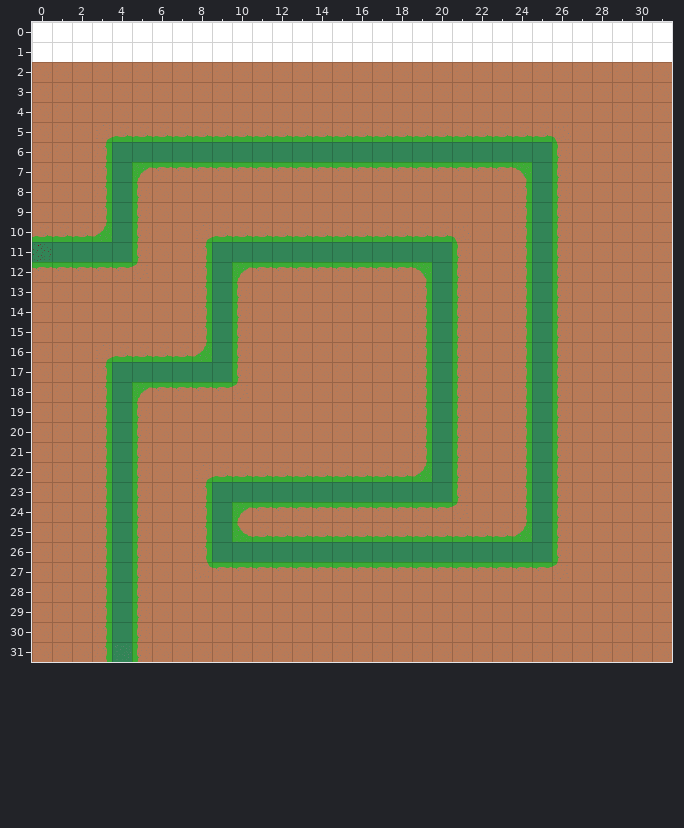
An edit to a level. Tiled map, tower-defense/tower-defense-android/assets/data/world/level7/level.tmx. Above, as it was before the edit.
Cells are 32x32 px. Shown: x 0..31, y 0..31.
New version:
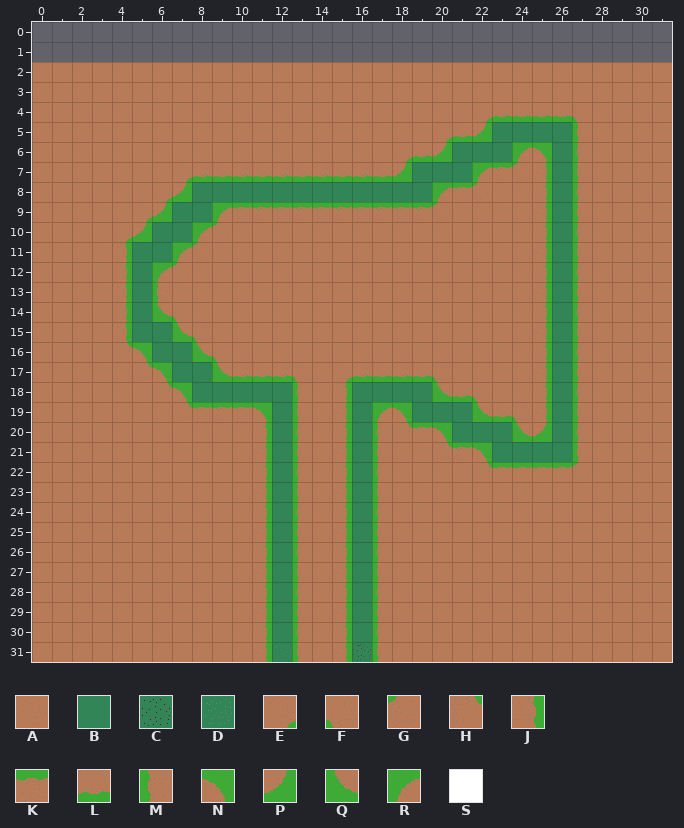
Key: from "tiles": A 0, B 4, C 5, D 6, E 7, F 8, G 9, H 10, J 12, K 13, L 14, M 15, N 16, P 17, Q 18, R 19, S 28.
_ is an empty cell, # one hidden under a higher layer.
Tiles replaced or removed in this view: A, B, C, D, E, F, G, H, J, K, L, M, N, P, Q, R, S.
Change:
Changed rows in their new state; . is an unchanged cell.
Layer "Ground":
first column x 0:
 0 ________________________________
 1 ________________________________
 4 ......................ELLLLF....
 5 ...AAAAAAAAAAAAAAAAAE.P####M....
 6 ...A..............ELP...RN#M....
 7 ...A.AAELLLLLLLLLLP###R.GJ#M....
 8 ...A.AEP............RKG.AJ#M....
 9 ...A.EP..RKKKKKKKKKKG...AJ#M....
10 AAAAEP..RGAAAAAAAAAAAA..AJ#M....
11 ....J#.RG............A..AJ#M....
12 AAAAJ#RGA.AAAAAAAAAA.A..AJ#M....
13 ....J.M.A.A........A.A..AJ#M....
14 ....J.QFA.A........A.A..AJ#M....
15 ....J..QF.A........A.A..AJ#M....
16 ...AHN##QFA........A.A..AJ#M....
17 ...A.HN..QLLLF.ELLLLFA..AJ#M....
18 ...A.AHN###..M.J...#QLF.AJ#M....
19 ...A.A.HKKKN.M.J.RN#.#QLFJ#M....
20 ...A.A.....J.M.J.MHKN#..QP#M....
21 ...A.A.....J.M.J.M.AHKN.#.#M....
22 ...A.A..AAAJ#MAJ#MAA.AHKKKKG....
23 ...A.A..A..J.M.J.M...A..A.A.....
24 ...A.A..A.AJ#MAJ#MAAAA..A.A.....
25 ...A.A..A.AJ#MAJ#MAAAAAAA.A.....
26 ...A.A..A..J.M.J.M........A.....
27 ...A.A..AAAJ#MAJ#MAAAAAAAAA.....
28 ...A.A.....J.M.J.M..............
29 ...A.A.....J.M.J.M..............
30 ...A.A.....J.M.J.M..............
31 ...A.A.....J.M.J.M..............
Layer "Path":
first column x 0:
 5 .......................BBBB
 6 ...._________________...__B
 7 ...._..............BBB..._B
 8 ...._...BBBBBBBBBBBB....._B
 9 ...._..BB................_B
10 ...._.BB................._B
11 _____BB..____________...._B
12 .....B..._.........._...._B
13 .....B..._.........._...._B
14 .....B..._.........._...._B
15 .....BB.._.........._...._B
16 ......BB._.........._...._B
17 ....___.._.........._...._B
18 ...._...BBBBB...BBBB_...._B
19 ...._.......B...B..B.B..._B
20 ...._.......B...B..._BBB._B
21 ...._.......B...B..._..BB.B
22 ...._.......B...B..._...._.
23 ...._....___.___.____...._.
24 ...._...._..B...B........_.
25 ...._...._..B...B........_.
26 ...._....___.___._________.
27 ...._.......B...B..........
28 ...._.......B...B..........
29 ...._.......B...B..........
30 ...._.......B...B..........
31 ...._.......D...C..........
Changed places in both pictures, as pixel boxes (x1, y1, x2, y2):
removed: (32, 22, 672, 62)
changed: (32, 102, 592, 662)
